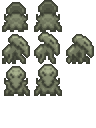
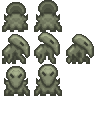
Layer changes from the first 96x128 image to the second:
added layer "eyes" above "head-front" over [10, 40, 88, 78]
added layer "head-front" above "shadow-head" over [7, 33, 93, 89]
added layer "shadow-head" above "body" over [9, 44, 86, 90]
renamed "gork-NESW" to "body", painted on it over [5, 1, 93, 90]
added layer "head-rear" over [6, 1, 58, 15]
